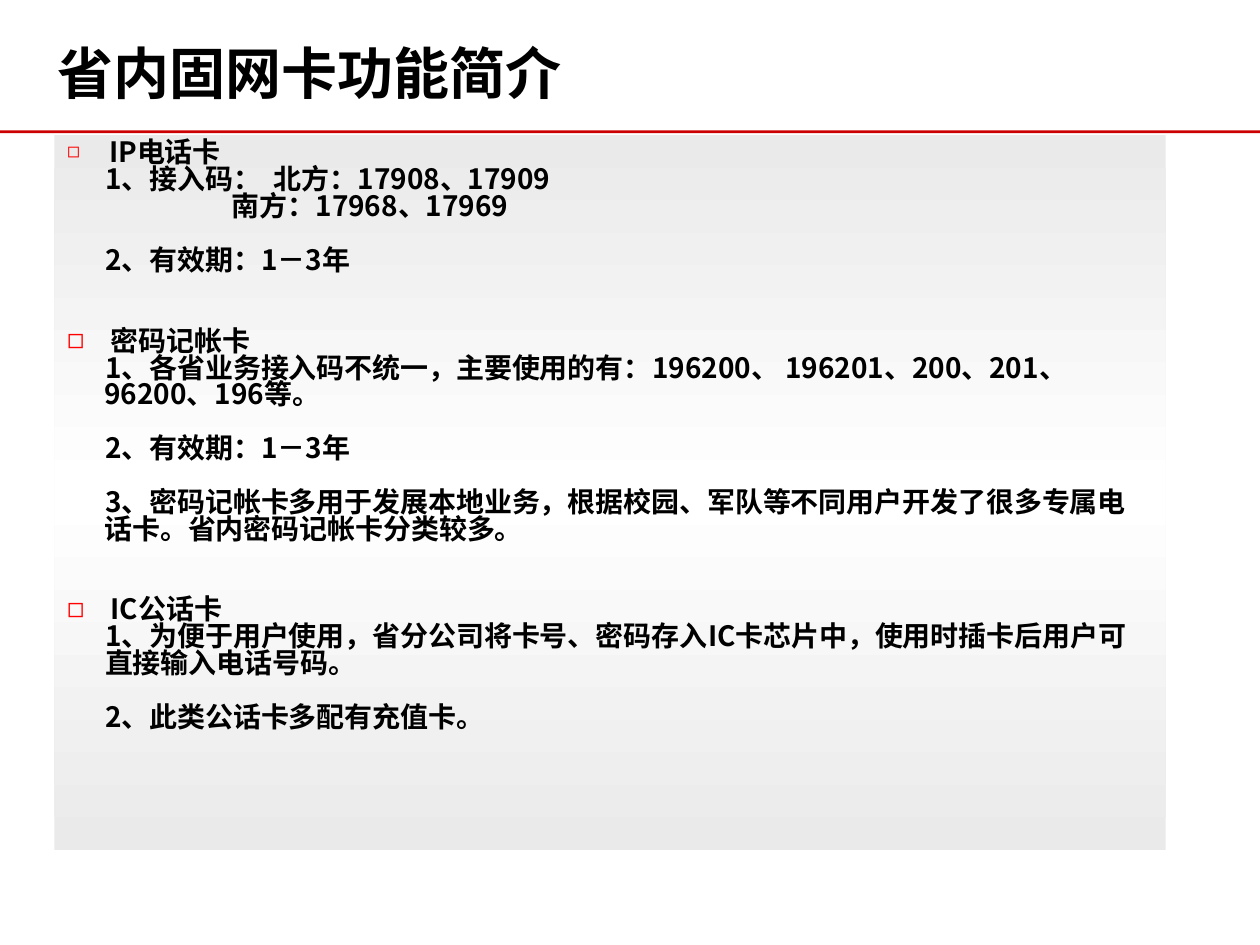
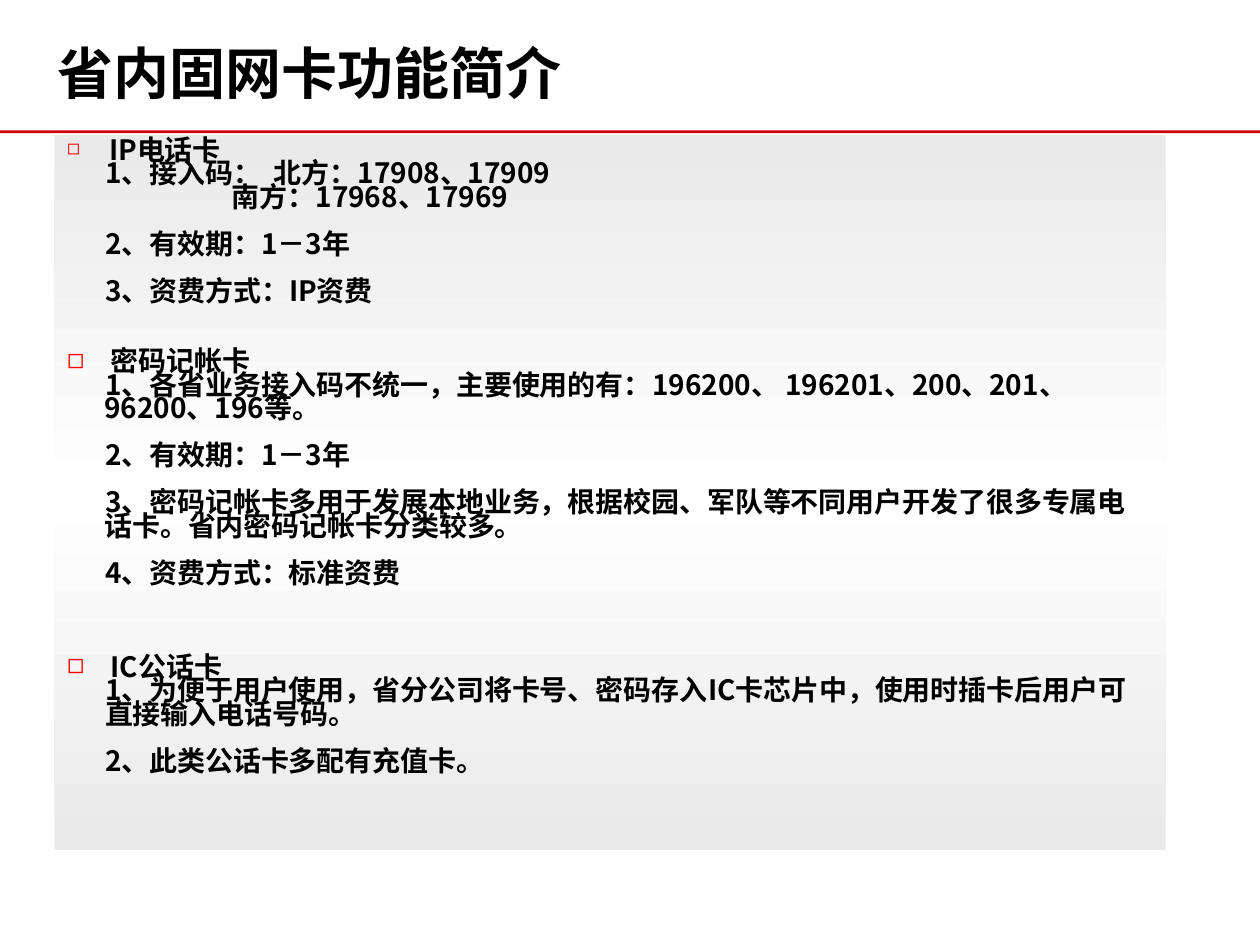
Before and after one commit to momo1101/unicardsrch, a slide deck: slide 63 of 软课题文本/软课题-中国联通电信卡业务及策略研究.ppt. Drawn at 1260x945 pixels with LibreOffice and Linux fonts; fonts in the diff are those of the drawing; background and template pictures are left out. Boxes give left, top, right and bottom in pixels: in the first picture for what was removed or moved away, otherwise in the second. Text is boxed around its words. In the diff, an @@ line names an element or a change of style, - is before the commit and + after.

```diff
--- a/软课题文本/软课题-中国联通电信卡业务及策略研究.ppt
+++ b/软课题文本/软课题-中国联通电信卡业务及策略研究.ppt
@@ text at bbox=[104, 132, 1126, 774]: line spacing 0.8 to 0.7 @@
@@ text at bbox=[105, 277, 373, 304]: paragraph added @@
+3、资费方式：IP资费
@@ text at bbox=[105, 559, 401, 586]: paragraph added @@
+4、资费方式：标准资费
```
Also in this commit, not shown: 1 other slide changed.
